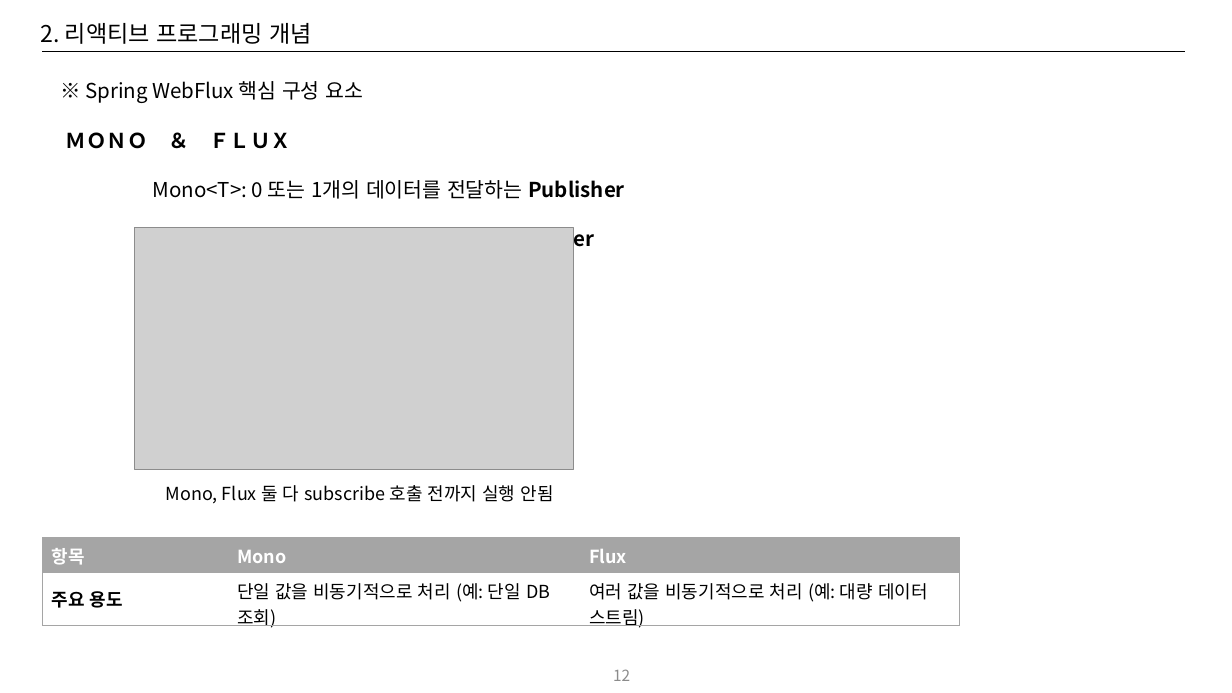
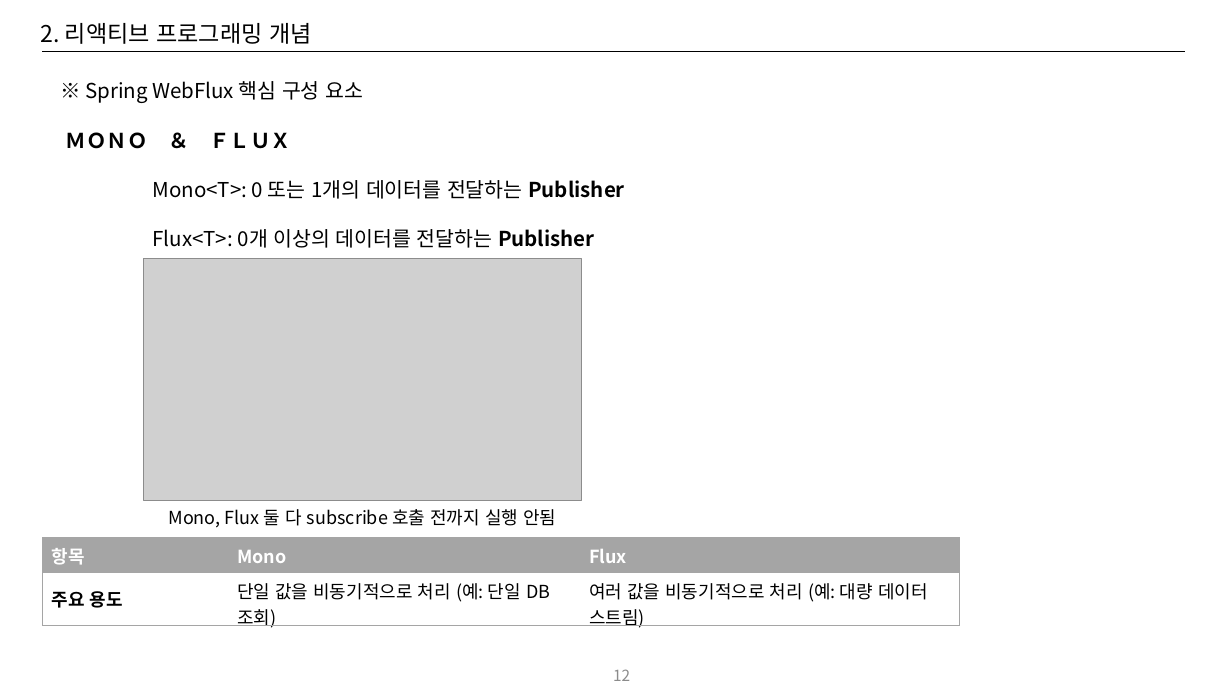
Before and after one commit to CYEOL2/webflux_example, a slide deck: slide 12 of doc/Reactive Programing 교육자료_20250714_v02.pptx. Drawn at 1232x693 pixels with LibreOffice and Linux fonts; fonts in the diff are those of the drawing; grey boxes stand for pictures. Boxes give left, top, right and bottom in pixels: in the first picture for what was removed or moved away, otherwise in the second. Text is boxed around its words. In the diff, an @@ line names an element or a change of style, - is before the commit and + after.

```diff
--- a/doc/Reactive Programing 교육자료_20250714_v02.pptx
+++ b/doc/Reactive Programing 교육자료_20250714_v02.pptx
@@ picture moved from (x1=135, y1=227, x2=573, y2=470) to (x1=143, y1=259, x2=581, y2=501) @@
@@ text "Mono, Flux 둘 다 subscribe ..." moved from (x1=166, y1=485, x2=554, y2=504) to (x1=168, y1=509, x2=556, y2=528) @@
```
Also in this commit, not shown: 16 other slides changed, 3 slides added, 2 slides removed, 4 other files.
